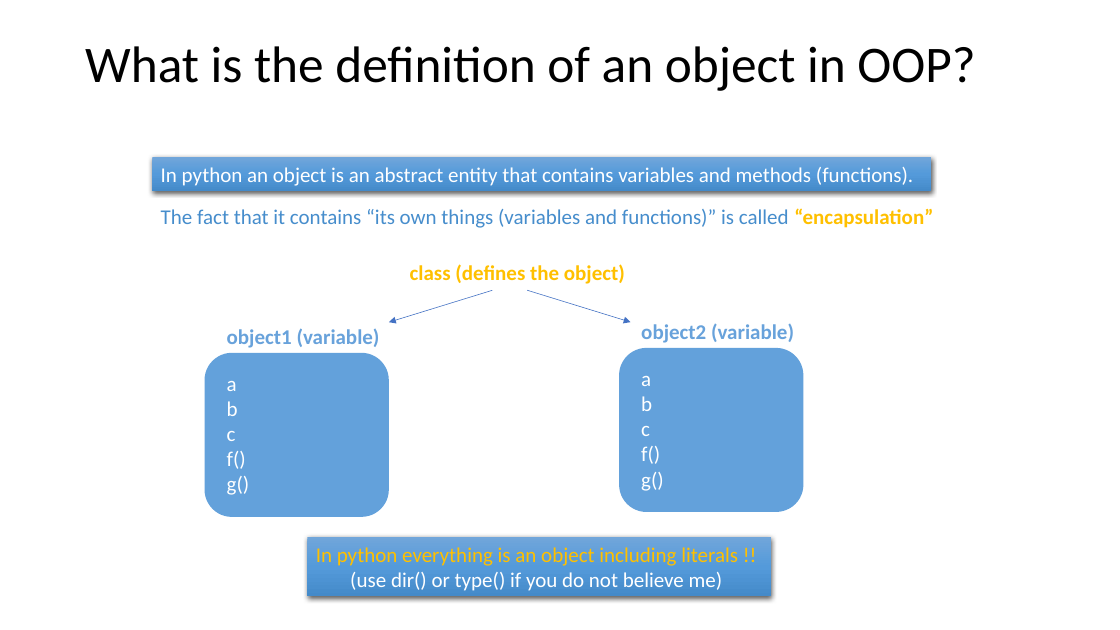
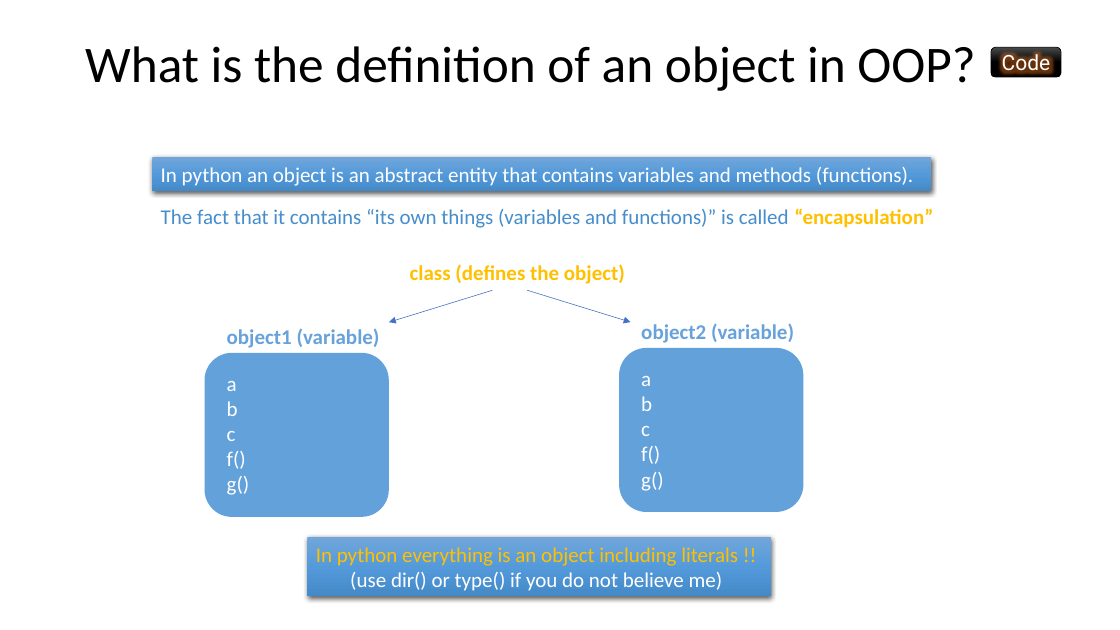
Before and after one commit to PierFF/OOP-INSA-Toulouse, a slide deck: slide 9 of OOP-Programming.pptx (slide 8 before the commit). Drawn at 1120x630 pixels with LibreOffice and Linux fonts; fonts in the diff are those of the drawing. Boxes give left, top, right and bottom in pixels: in the first picture for what was removed or moved away, otherwise in the second. Text is boxed around its words. In the diff, an @@ line names an element or a change of style, - is before the commit and + after.

```diff
--- a/OOP-Programming.pptx
+++ b/OOP-Programming.pptx
@@ rounded rectangle added at bbox=[991, 47, 1062, 77], fill gradient #4B4B4B to #000000, outline #000000 0.5 pt, 18 pt, text #FFFFFF @@
+Code
```
Also in this commit, not shown: 9 other slides changed, 4 slides added, 1 slide removed, 1 other file.
